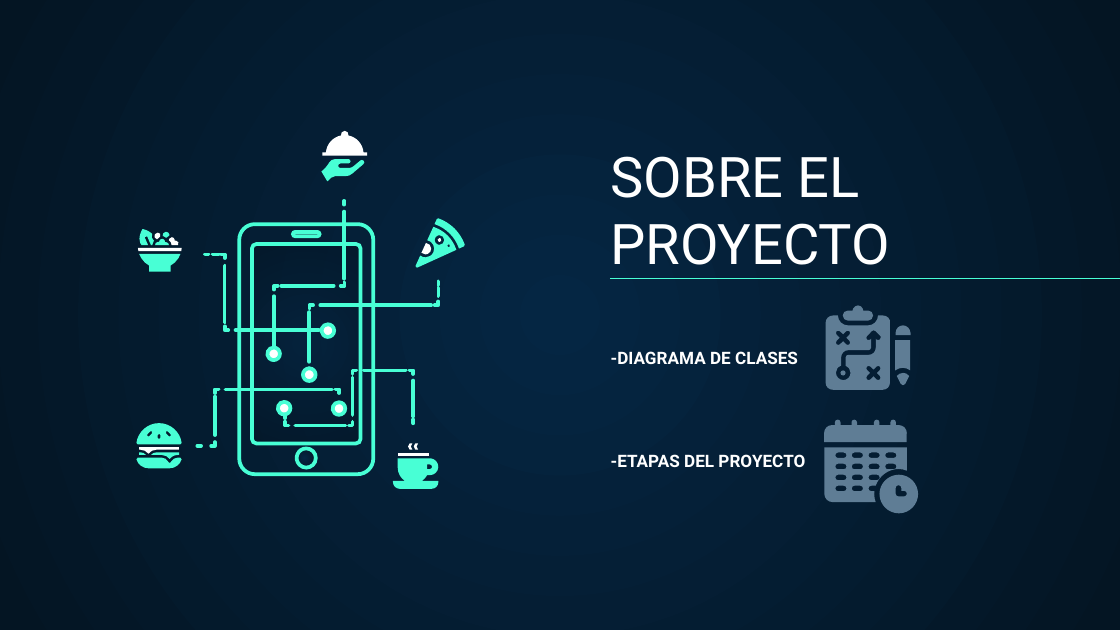
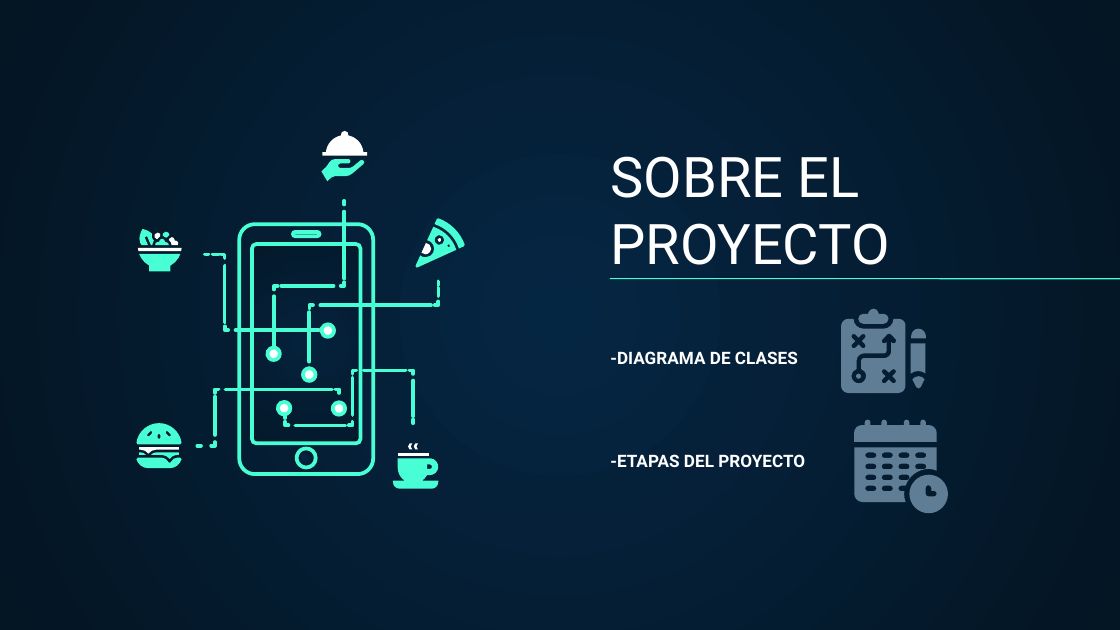
Before and after one commit to Jkinjt/Proyecto, a slide deck: slide 5 of Presentacion.pptx. Drawn at 1120x630 pixels with LibreOffice and Linux fonts; fonts in the diff are those of the drawing. Boxes give left, top, right and bottom in pixels: in the first picture for what was removed or moved away, otherwise in the second. Text is boxed around its words. In the diff, an @@ line names an element or a change of style, - is before the commit and + after.

```diff
--- a/Presentacion.pptx
+++ b/Presentacion.pptx
@@ freeform shape: place and size @@
-freeform shape at <box>896,326,911,336</box>
+freeform shape at <box>912,328,926,338</box>
@@ 5 freeform shapes: place and size @@
-5 freeform shapes at <box>825,306,909,390</box>
+5 freeform shapes at <box>841,309,925,393</box>
@@ 3 freeform shapes: place and size @@
-3 freeform shapes at <box>824,420,918,514</box>
+3 freeform shapes at <box>855,420,948,513</box>
```
Also in this commit, not shown: 11 other slides changed, 1 other file.
